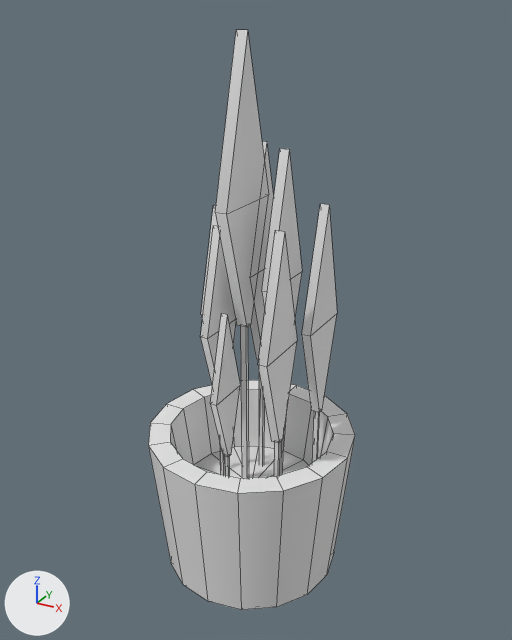
Before and after pictures for a commit that changed the FBX model Project Oligarch/Assets/Art Assets/General Assets/Plant 1.fbx.
Rendered twice from a 50 mm lens placed at (0.725, -1.31, 1.14), pointed at (-0.009, 0.023, 0.473). Lighting does not change. The marker at lower left points along +X, +Y and +Z. Mesh edges are drawn as thin lines. Vertices at the same position are counted once.

In view in the first picture: 'plant_1'.
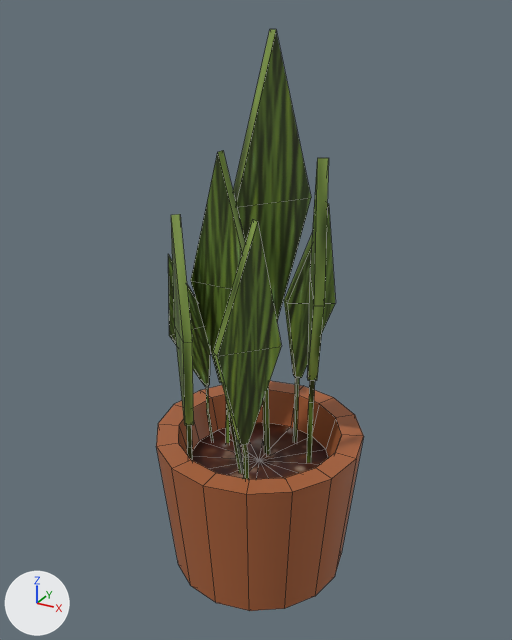
What differs and where, as boxes (x1, y1, x2, y2) in the pictures (512 x 640 px):
'plant_1', reshaped, turned: before (148, 30, 355, 610); after (156, 29, 364, 611)
part 1 of me_mesh, built on: before (219, 149, 319, 478); after (186, 150, 315, 479)
part 2 of me_mesh, recoloured (white to brown): before (148, 30, 355, 610); after (156, 29, 364, 611)

Diff of the bpy script that builds the scene:
```diff
--- a/Project Oligarch/Assets/Art Assets/General Assets/Plant 1.fbx.py
+++ b/Project Oligarch/Assets/Art Assets/General Assets/Plant 1.fbx.py
@@ img_materials_tif @@
+img_materials_tif = load_image('Materials.tif', '_unpacked/Materials.tif', 512, 512, 'sRGB')
@@ mat_default_material @@
+mat_default_material = bpy.data.materials.new('Default_Material')
+# uses the picture img_materials_tif
@@ me_mesh @@
 # used by ob_plant_1; location = (0.0, 0.0, 0.0); rotation_euler = (1.571, 0.0, 1.571), in degrees (90, 0, 90); scale = (0.01, 0.01, 0.01)
-me_mesh.from_pydata(...)  # 225 vertices, 216 faces; spans x -25.0..26.3, y -22.3..110.1, z -26.9..24.4
+me_mesh.from_pydata(...)  # 253 vertices, 244 faces; spans x -25.0..26.3, y -22.3..110.1, z -26.9..24.4
+# me_mesh part 1
+# 1 vertex is removed from x 5.1, y -21.8, z 13.4
+# 31 faces are deleted
+# 17 vertices in x -17.3..18.6, y 1.4, z -19.2..16.7 move by (0.0, 7.9, 0.0)
+# 4 vertices in x 3.4..4.2, y 33.4, z 4.6..5.7 move by (-8.0, -4.4, 0.0)
+# 134 vertices move from x -16.5..17.8, y -21.8..110.1, z -12.4..15.0 to x -22.8..18.5, y -21.8..110.1, z -21.6..20.7
+# 29 vertices are added at x -15.8..12.6, y -21.8..57.8, z -7.6..15.7
+# 59 new faces join them
+# me_mesh part 2: 185 faces spanning x -25.0..26.3, y -22.3..110.1, z -26.9..24.4 switch from no material to mat_default_material
@@ ob_plant_1 @@
 ob_plant_1.location = (0.0, 0.0, 0.0)
-ob_plant_1.rotation_euler = (1.571, 0.0, 1.571)  # degrees (90, 0, 90)
+ob_plant_1.rotation_euler = (1.571, 0.0, 0.0)  # degrees (90, 0, 0)
 ob_plant_1.scale = (0.01, 0.01, 0.01)
```
